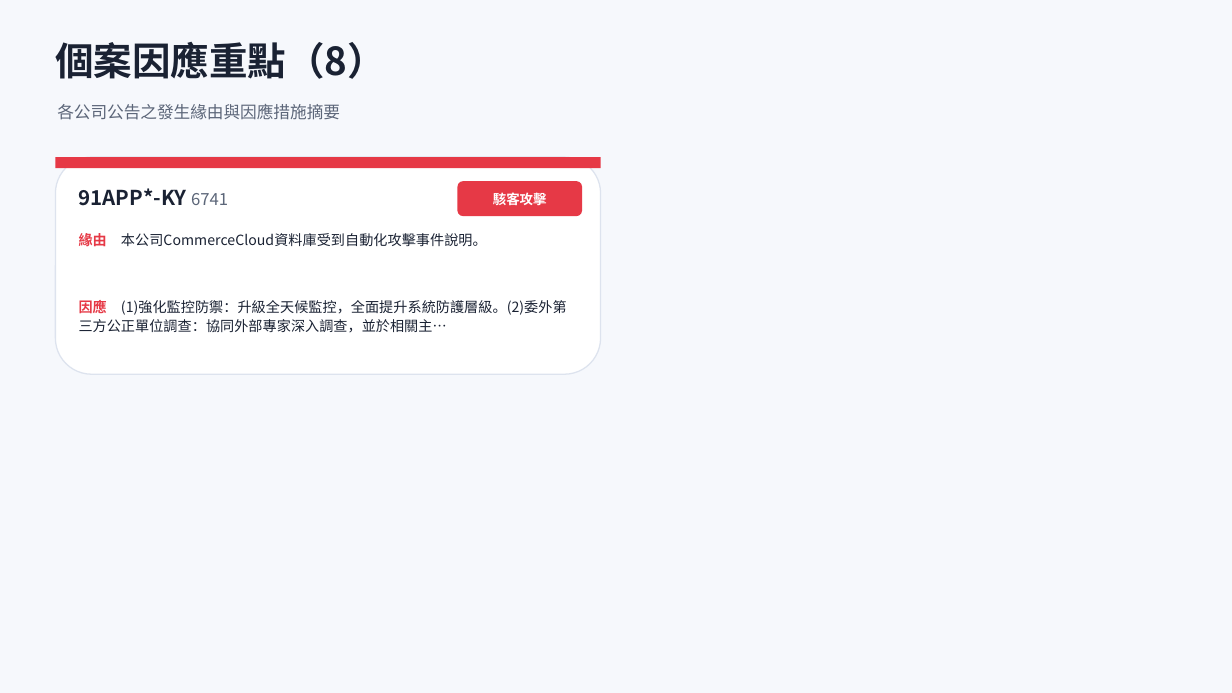
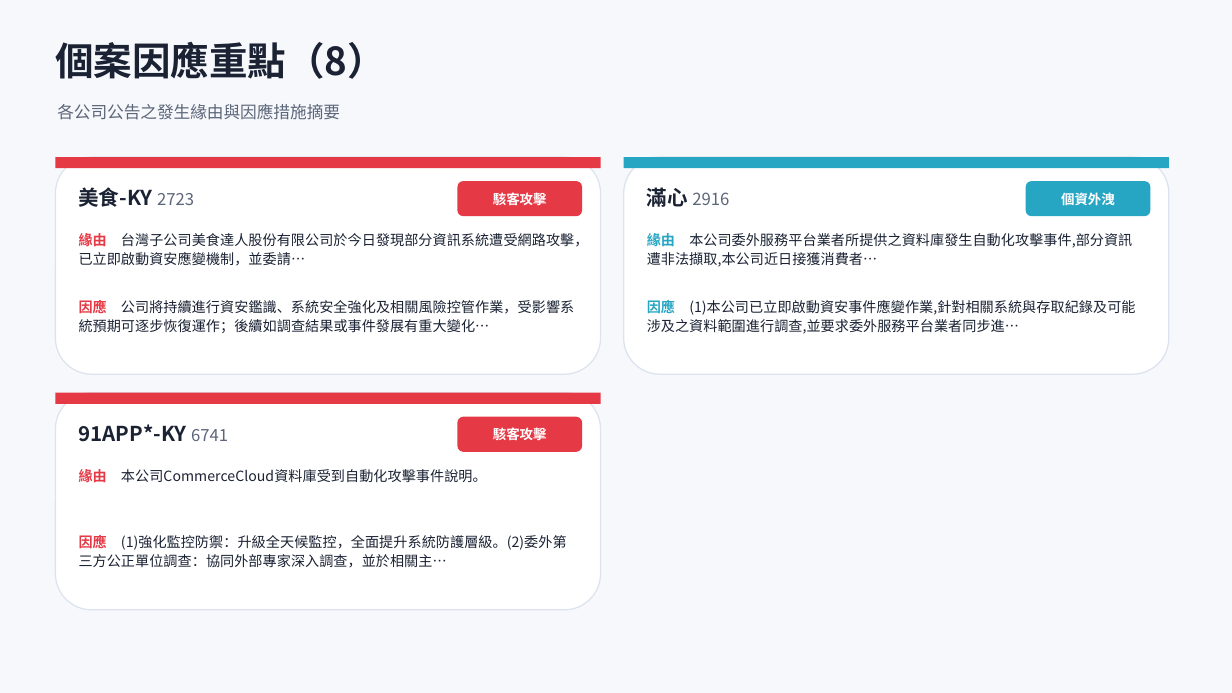
Before and after one commit to Johnnylin77/mops-isec-monitor, a slide deck: slide 13 of 資安事件因應分析.pptx. Drawn at 1232x693 pixels with LibreOffice and Linux fonts; fonts in the diff are those of the drawing. Boxes give left, top, right and bottom in pixels: in the first picture for what was removed or moved away, otherwise in the second. Text is boxed around its words. In the diff, an @@ line names an element or a change of style, - is before the commit and + after.

```diff
--- a/資安事件因應分析.pptx
+++ b/資安事件因應分析.pptx
@@ rounded rectangle added at <box>624,157,1169,374</box>, fill #FFFFFF, outline #DDE3EE 1 pt @@
@@ rectangle added at <box>624,157,1169,168</box>, fill #27A6C4 @@
@@ text at <box>79,187,194,207</box>: text changed @@
-91APP*-KY 6741
+美食-KY 2723
@@ text added at <box>647,187,729,207</box>, 13 pt, text #5C6679 @@
+滿心 2916
@@ rounded rectangle added at <box>1026,181,1151,216</box>, fill #27A6C4 @@
@@ text added at <box>1061,192,1115,205</box>, 10.5 pt, text #FFFFFF, bold @@
+個資外洩
@@ text at <box>79,231,588,266</box>: text changed @@
-緣由 本公司CommerceCloud資料庫受到自動化攻擊事件說明。
+緣由 台灣子公司美食達人股份有限公司於今日發現部分資訊系統遭受網路攻擊，已立即啟動資安應變機制，並委請…
@@ text added at <box>647,231,1132,267</box>, 11 pt, text #1A2233 @@
+緣由 本公司委外服務平台業者所提供之資料庫發生自動化攻擊事件,部分資訊遭非法擷取,本公司近日接獲消費者…
@@ text at <box>79,298,574,333</box>: text changed @@
-因應 (1)強化監控防禦：升級全天候監控，全面提升系統防護層級。(2)委外第三方公正單位調查：協同外部專家深入調查，並於相關主…
+因應 公司將持續進行資安鑑識、系統安全強化及相關風險控管作業，受影響系統預期可逐步恢復運作；後續如調查結果或事件發展有重大變化…
@@ text added at <box>647,298,1135,334</box>, 11 pt, text #1A2233 @@
+因應 (1)本公司已立即啟動資安事件應變作業,針對相關系統與存取紀錄及可能涉及之資料範圍進行調查,並要求委外服務平台業者同步進…
@@ rounded rectangle added at <box>55,393,601,610</box>, fill #FFFFFF, outline #DDE3EE 1 pt @@
@@ rectangle added at <box>55,393,601,404</box>, fill #E63946 @@
@@ rounded rectangle added at <box>457,417,582,452</box>, fill #E63946 @@
@@ text added at <box>79,424,228,442</box>, 16 pt, text #1A2233, bold @@
+91APP*-KY 6741
@@ text added at <box>493,427,547,440</box>, 10.5 pt, text #FFFFFF, bold @@
+駭客攻擊
@@ text added at <box>79,467,487,485</box>, 11 pt, text #1A2233 @@
+緣由 本公司CommerceCloud資料庫受到自動化攻擊事件說明。
@@ text added at <box>79,533,567,568</box>, 11 pt, text #1A2233 @@
+因應 (1)強化監控防禦：升級全天候監控，全面提升系統防護層級。(2)委外第三方公正單位調查：協同外部專家深入調查，並於相關主…
```
Also in this commit, not shown: 11 other slides changed, 2 other files.
